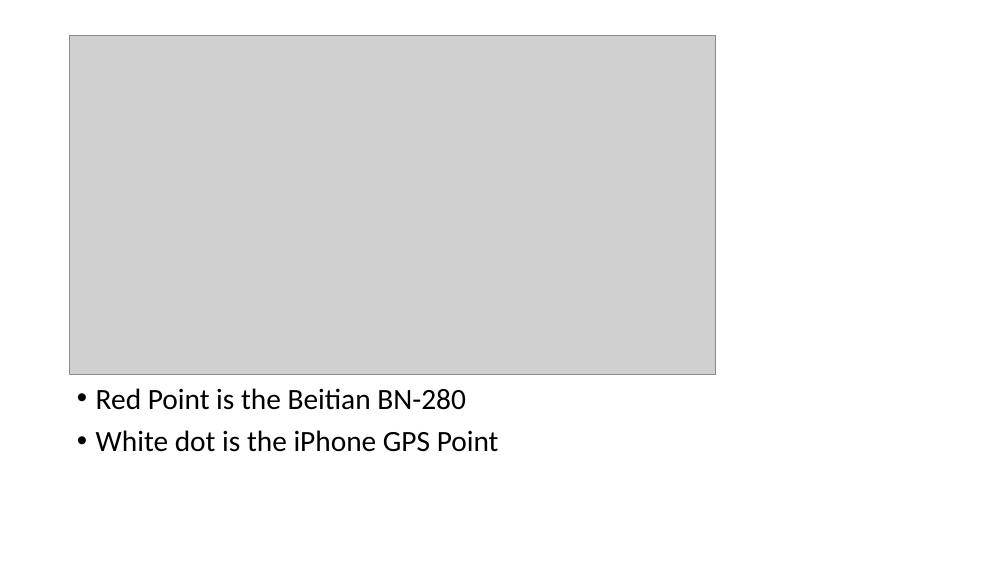
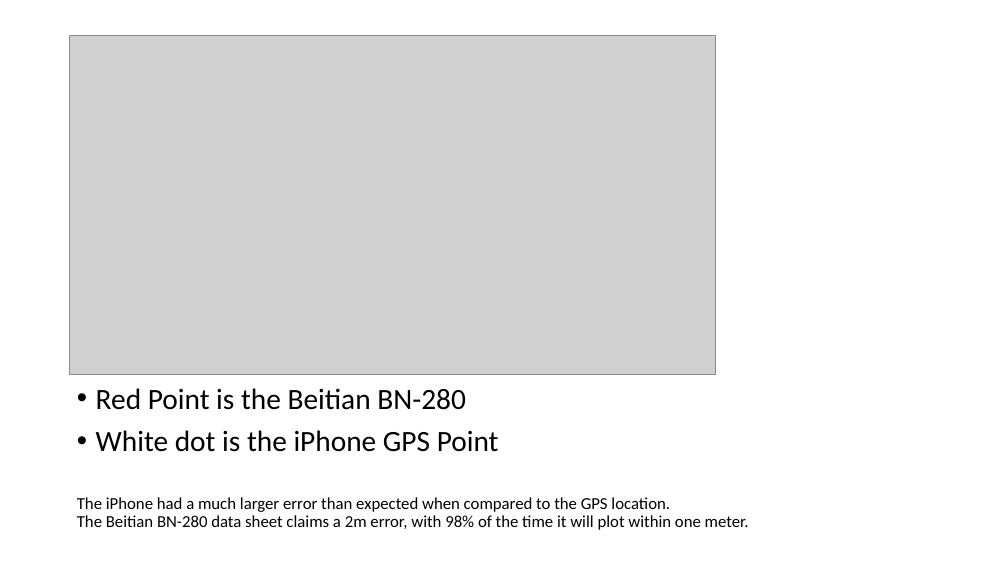
Before and after one commit to habrit/ECEN-Senior-Design-Satellite-Antenna-Tracking-System, a slide deck: slide 2 of MCU/Validation/SeniorDesignMCUppt.pptx. Drawn at 1008x567 pixels with LibreOffice and Linux fonts; fonts in the diff are those of the drawing; grey boxes stand for pictures. Boxes give left, top, right and bottom in pixels: in the first picture for what was removed or moved away, otherwise in the second. Text is boxed around its words. In the diff, an @@ line names an element or a change of style, - is before the commit and + after.

Commit message:
pptx fix with GPS

```diff
--- a/MCU/Validation/SeniorDesignMCUppt.pptx
+++ b/MCU/Validation/SeniorDesignMCUppt.pptx
@@ text added at [77, 497, 749, 530], 16 pt, text #000000 @@
+The iPhone had a much larger error than expected when compared to the GPS location.
+The Beitian BN-280 data sheet claims a 2m error, with 98% of the time it will plot within one meter.
```
Also in this commit, not shown: 1 other slide changed.
